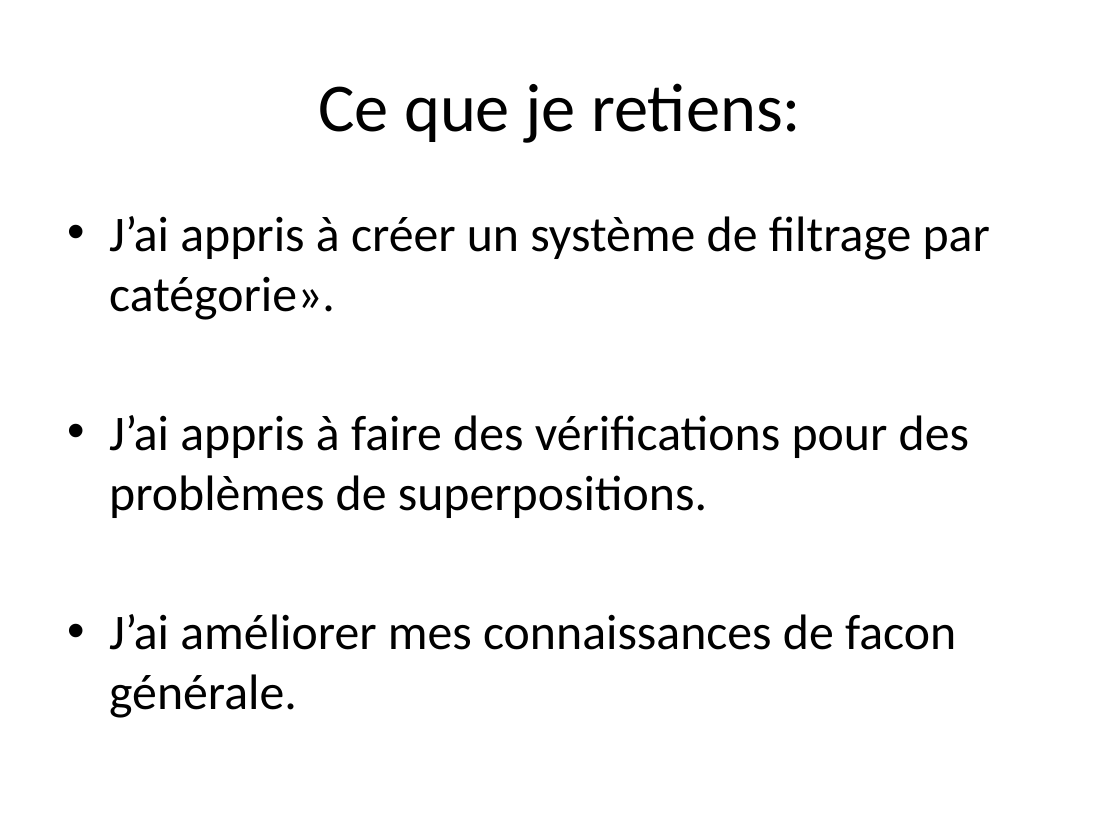
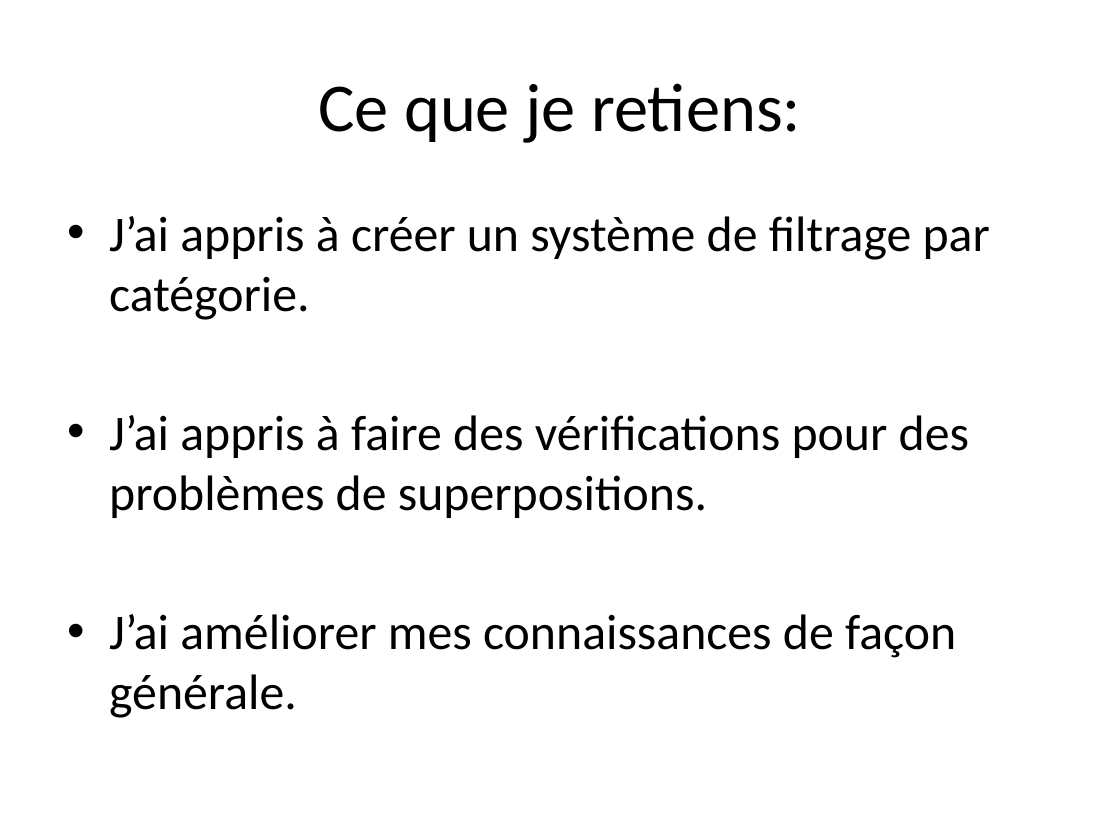
Before and after one commit to Luck-art/Projet_4_android, a slide deck: slide 19 of powerpoint/projet_4_powerpoint.pptx. Drawn at 1120x840 pixels with LibreOffice and Linux fonts; fonts in the diff are those of the drawing. Boxes give left, top, right and bottom in pixels: in the first picture for what was removed or moved away, otherwise in the second. Text is boxed around its words. In the diff, an @@ line names an element or a change of style, - is before the commit and + after.

Commit message:
error fix

```diff
--- a/powerpoint/projet_4_powerpoint.pptx
+++ b/powerpoint/projet_4_powerpoint.pptx
@@ text at box(109, 216, 990, 320): text changed @@
-• J’ai appris à créer un système de filtrage par catégorie».
+• J’ai appris à créer un système de filtrage par catégorie.
@@ text at box(109, 614, 956, 718): text changed @@
-• J’ai améliorer mes connaissances de facon générale.
+• J’ai améliorer mes connaissances de façon générale.
```
